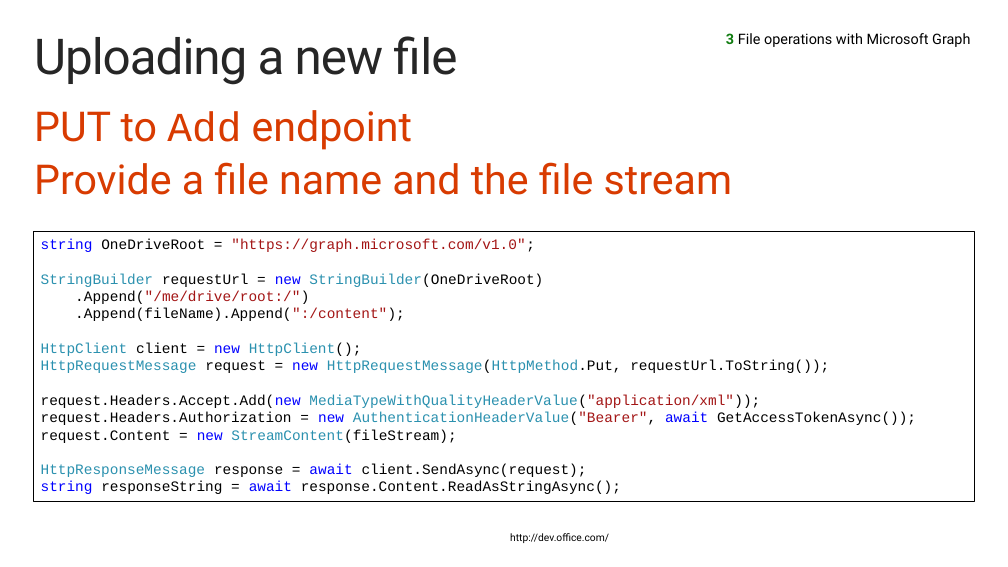
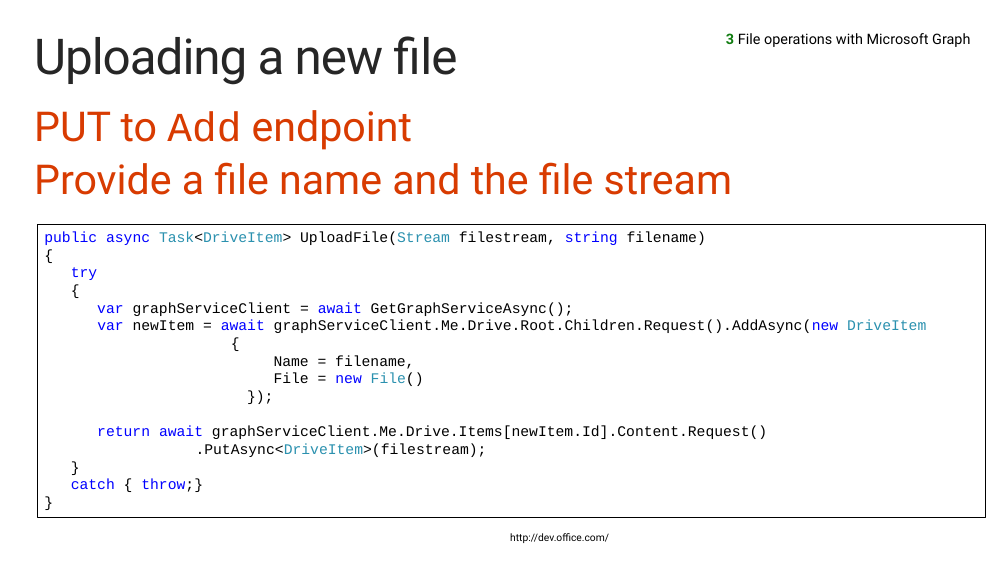
Before and after one commit to OfficeDev/TrainingContent, a slide deck: slide 24 of O3653/O3653-3 Deep Dive into Office 365 APIs for OneDrive for Business/O3653-3 Deep Dive into Office 365 APIs for OneDrive for Business.pptx. Drawn at 1008x567 pixels with LibreOffice and Linux fonts; fonts in the diff are those of the drawing; background and template pictures are left out. Boxes give left, top, right and bottom in pixels: in the first picture for what was removed or moved away, otherwise in the second. Text is boxed around its words. In the diff, an @@ line names an element or a change of style, - is before the commit and + after.

```diff
--- a/O3653/O3653-3 Deep Dive into Office 365 APIs for OneDrive for Business/O3653-3 Deep Dive into Office 365 APIs for OneDrive for Business.pptx
+++ b/O3653/O3653-3 Deep Dive into Office 365 APIs for OneDrive for Business/O3653-3 Deep Dive into Office 365 APIs for OneDrive for Business.pptx
@@ rectangle "public async Task<DriveItem> UploadFile(Stream filestream, ...": place and size @@
-rectangle "public async Task<DriveItem> UploadFile(Stream filestream, ..." at (33, 231, 975, 501)
+rectangle "public async Task<DriveItem> UploadFile(Stream filestream, ..." at (37, 224, 986, 517)
@@ text in rectangle at (44, 231, 926, 492): text changed; size 14 to 14.3 pt @@
-string OneDriveRoot = "https://graph.microsoft.com/v1.0";
-StringBuilder requestUrl = new StringBuilder(OneDriveRoot)
-.Append("/me/drive/root:/")
-.Append(fileName).Append(":/content");
-HttpClient client = new HttpClient();
-HttpRequestMessage request = new HttpRequestMessage(HttpMethod.Put, requestUrl.ToString());
-request.Headers.Accept.Add(new MediaTypeWithQualityHeaderValue("application/xml"));
-request.Headers.Authorization = new AuthenticationHeaderValue("Bearer", await GetAccessTokenAsync());
-request.Content = new StreamContent(fileStream);
-HttpResponseMessage response = await client.SendAsync(request);
-string responseString = await response.Content.ReadAsStringAsync();
+public async Task<DriveItem> UploadFile(Stream filestream, string filename)
+{
+try
+{
+var graphServiceClient = await GetGraphServiceAsync();
+var newItem = await graphServiceClient.Me.Drive.Root.Children.Request().AddAsync(new DriveItem
+{
+Name = filename,
+File = new File()
+});
+return await graphServiceClient.Me.Drive.Items[newItem.Id].Content.Request()
+.PutAsync<DriveItem>(filestream);
+}
+catch { throw;}
+}
```
Also in this commit, not shown: 2 other slides changed, 7 other files.
